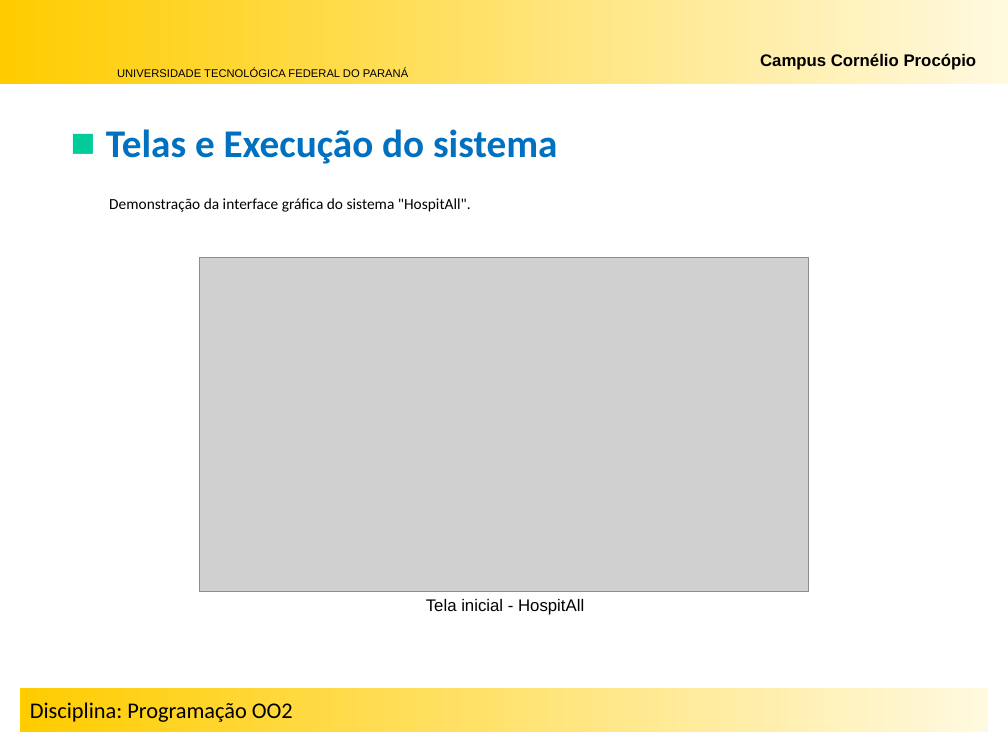
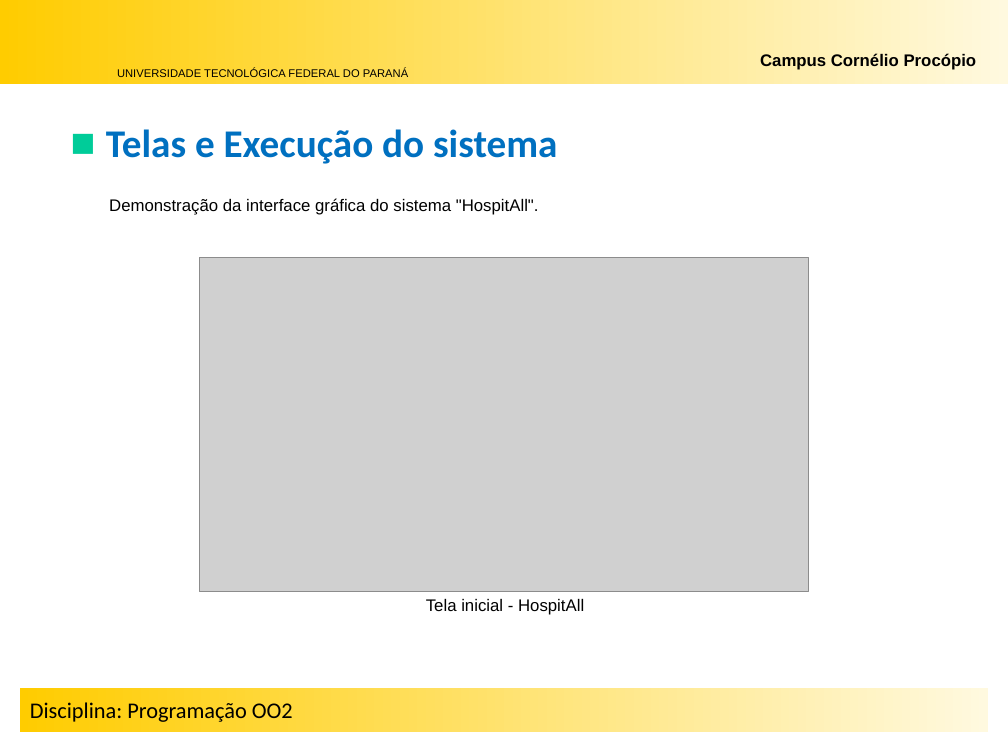
Before and after one commit to matheustm29/HospitAll, a slide deck: slide 8 of Docs/Slides_HospitAll.pptx. Drawn at 1008x756 pixels with LibreOffice and Linux fonts; fonts in the diff are those of the drawing; grey boxes stand for pictures; background and template pictures are left out. Boxes give left, top, right and bottom in pixels: in the first picture for what was removed or moved away, otherwise in the second. Text is boxed around its words. In the diff, an @@ line names an element or a change of style, - is before the commit and + after.

```diff
--- a/Docs/Slides_HospitAll.pptx
+++ b/Docs/Slides_HospitAll.pptx
@@ text "Demonstração da interface gráfica do ..." at <box>109,198,539,215</box>: size 11 to 12 pt, font Calibri to Arial @@
```
Also in this commit, not shown: 9 other slides changed, 1 slide added.
